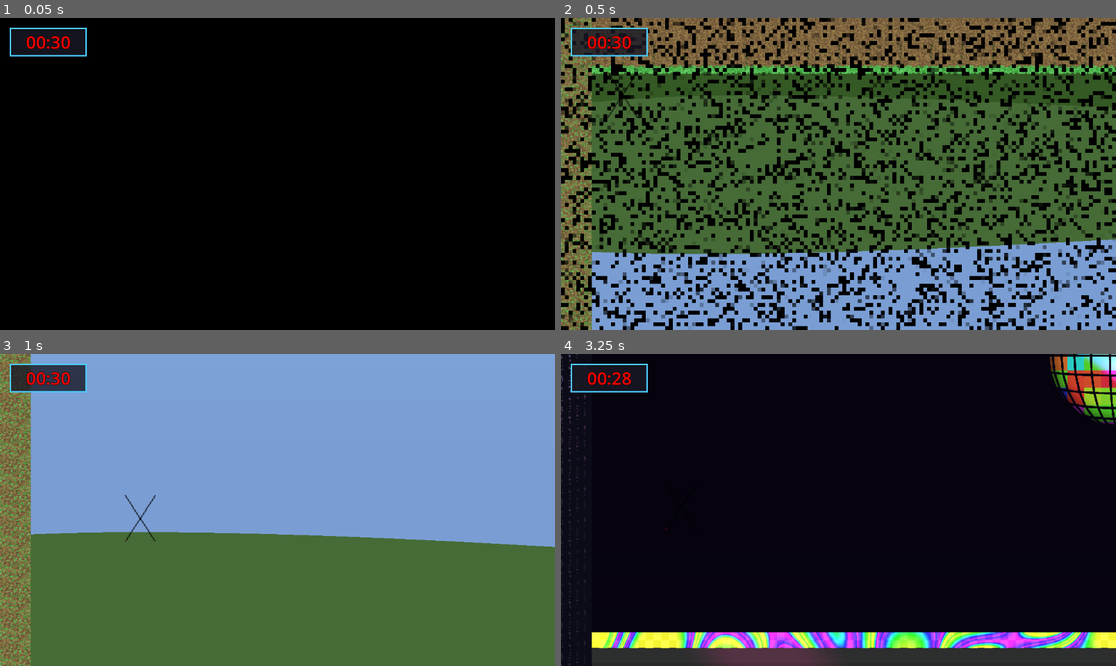
Above: before the commit, frames 1-4 (two rows, left to right).
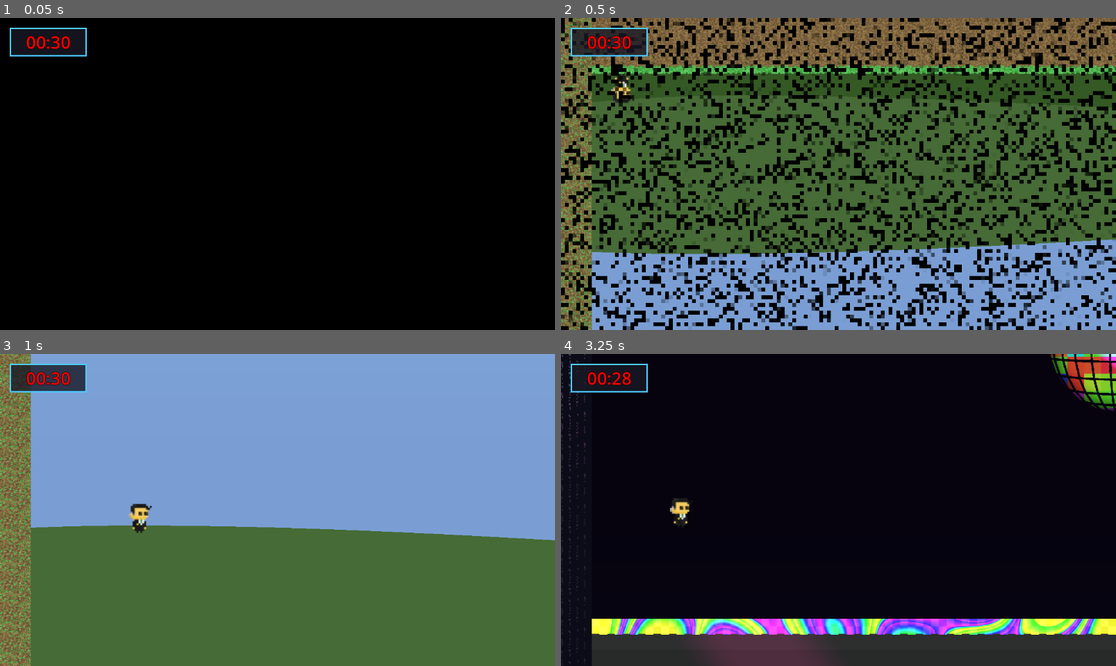
Above: after the commit, the same moments.

Repository: mariaannae/InceptionPlatformer
Game: Godot game, scene res://Scenes/Dream.tscn
The game is run twice, just before and just after one commit, with the same random seed, the same clock (stepped at 60 frames per second) and the same inputs.
Inputs:
- Up to frame 1 (0.05 s): no input
- Up to frame 2 (0.5 s): no input
- Up to frame 3 (1 s): tap Enter (ui_accept) at 0.5, 0.77 s; hold Right (ui_right) from 0.53 s (still down); tap U at 0.6 s
- Up to frame 4 (3.25 s): tap R at 1.35, 2.85 s; tap Enter (ui_accept) at 1.52, 3.02 s; release Right (ui_right) at 2.03 s; hold Left (ui_left) 2.03-2.78 s; tap U at 2.1 s; hold Right (ui_right) from 2.78 s (still down)

Frame 1 is identical in both runs. In frame 2, 0.2% of the frame differs, in the area x 8-14%, y 17-33%; in frame 3, 5.3%; in frame 4, 11%, in the area x 0-100%, y 0-100%.

Commit message:
adding agent sprite

Diff:
--- a/Scenes/Player.tscn
+++ b/Scenes/Player.tscn
@@ -4,7 +4,7 @@
 [ext_resource type="Script" uid="uid://dr0c6er230ook" path="res://Scripts/player0_controller.gd" id="2_script"]
 
 [sub_resource type="RectangleShape2D" id="RectangleShape2D_qbkls"]
-size = Vector2(32, 48)
+size = Vector2(26, 34)
 
 [node name="Player" type="CharacterBody2D"]
 script = ExtResource("2_script")
@@ -13,7 +13,6 @@
 shape = SubResource("RectangleShape2D_qbkls")
 
 [node name="AnimatedSprite2D" parent="." instance=ExtResource("1_rpqav")]
-autoplay = "idle"
 offset = Vector2(-16, -14)
 
 [node name="Camera2D" type="Camera2D" parent="."]
--- a/Scripts/player0_controller.gd
+++ b/Scripts/player0_controller.gd
@@ -126,10 +126,23 @@
 		velocity.x = move_toward(velocity.x, direction * SPEED, ACCELERATION * delta)
 		# Flip sprite based on direction
 		$AnimatedSprite2D.flip_h = direction < 0
-		# TODO: dif. animation when it's still vs moving (maybe vs jumping)
 	else:
 		# Use friction for smoother stopping
 		velocity.x = move_toward(velocity.x, 0, FRICTION * delta)
+
+	# Handle animations based on player state
+	if not is_on_floor():
+		# Player is in the air - jumping/falling
+		if $AnimatedSprite2D.animation != "agent_jumping":
+			$AnimatedSprite2D.play("agent_jumping")
+	elif abs(velocity.x) > 10:
+		# Player is moving on the ground
+		if $AnimatedSprite2D.animation != "agent_walking":
+			$AnimatedSprite2D.play("agent_walking")
+	else:
+		# Player is idle on the ground
+		if $AnimatedSprite2D.animation != "agent_idle":
+			$AnimatedSprite2D.play("agent_idle")
 
 	# Update timers
 	if coyote_timer > 0:
--- a/Sprites/player0.tscn
+++ b/Sprites/player0.tscn
@@ -1,29 +1,75 @@
-[gd_scene load_steps=5 format=3 uid="uid://dc7pr17ycinea"]
+[gd_scene load_steps=11 format=3 uid="uid://dc7pr17ycinea"]
 
-[ext_resource type="Texture2D" uid="uid://ha78x00no23g" path="res://Art/player_idle.png" id="1_jiyh2"]
+[ext_resource type="Texture2D" uid="uid://deul1b7u22k65" path="res://Art/agent_idle.png" id="1_cvu44"]
+[ext_resource type="Texture2D" uid="uid://c58x1mhyt4hl4" path="res://Art/agent_walking.png" id="2_maw43"]
 
-[sub_resource type="AtlasTexture" id="AtlasTexture_4amad"]
-atlas = ExtResource("1_jiyh2")
-region = Rect2(0, 0, 32, 48)
+[sub_resource type="AtlasTexture" id="AtlasTexture_2nu1h"]
+atlas = ExtResource("1_cvu44")
+region = Rect2(0, 0, 24, 32)
 
-[sub_resource type="AtlasTexture" id="AtlasTexture_w4raj"]
-atlas = ExtResource("1_jiyh2")
-region = Rect2(32, 0, 32, 48)
+[sub_resource type="AtlasTexture" id="AtlasTexture_2p75o"]
+atlas = ExtResource("1_cvu44")
+region = Rect2(24, 0, 24, 32)
+
+[sub_resource type="AtlasTexture" id="AtlasTexture_xbvrv"]
+atlas = ExtResource("1_cvu44")
+region = Rect2(0, 0, 24, 32)
+
+[sub_resource type="AtlasTexture" id="AtlasTexture_ecyn0"]
+atlas = ExtResource("2_maw43")
+region = Rect2(0, 0, 24, 32)
+
+[sub_resource type="AtlasTexture" id="AtlasTexture_4yv3c"]
+atlas = ExtResource("2_maw43")
+region = Rect2(24, 0, 24, 32)
+
+[sub_resource type="AtlasTexture" id="AtlasTexture_hddy1"]
+atlas = ExtResource("2_maw43")
+region = Rect2(0, 32, 24, 32)
+
+[sub_resource type="AtlasTexture" id="AtlasTexture_rqaoh"]
+atlas = ExtResource("2_maw43")
+region = Rect2(24, 32, 24, 32)
 
 [sub_resource type="SpriteFrames" id="SpriteFrames_02of0"]
 animations = [{
 "frames": [{
 "duration": 1.0,
-"texture": SubResource("AtlasTexture_4amad")
+"texture": SubResource("AtlasTexture_2nu1h")
 }, {
 "duration": 1.0,
-"texture": SubResource("AtlasTexture_w4raj")
+"texture": SubResource("AtlasTexture_2p75o")
 }],
 "loop": true,
-"name": &"idle",
+"name": &"agent_idle",
 "speed": 3.0
+}, {
+"frames": [{
+"duration": 1.0,
+"texture": SubResource("AtlasTexture_xbvrv")
+}],
+"loop": true,
+"name": &"agent_jumping",
+"speed": 5.0
+}, {
+"frames": [{
+"duration": 1.0,
+"texture": SubResource("AtlasTexture_ecyn0")
+}, {
+"duration": 1.0,
+"texture": SubResource("AtlasTexture_4yv3c")
+}, {
+"duration": 1.0,
+"texture": SubResource("AtlasTexture_hddy1")
+}, {
+"duration": 1.0,
+"texture": SubResource("AtlasTexture_rqaoh")
+}],
+"loop": true,
+"name": &"agent_walking",
+"speed": 5.0
 }]
 
 [node name="AnimatedSprite2D" type="AnimatedSprite2D"]
 sprite_frames = SubResource("SpriteFrames_02of0")
-animation = &"idle"
+animation = &"agent_jumping"
Binary file added: Art/agent_idle.png
Not shown, added: Art/agent_idle.png.import
Binary file added: Art/agent_jumping.png
Not shown, added: Art/agent_jumping.png.import
Binary file added: Art/agent_walking.png
Not shown, added: Art/agent_walking.png.import
Binary file added: Art/jetpack_walking.png
